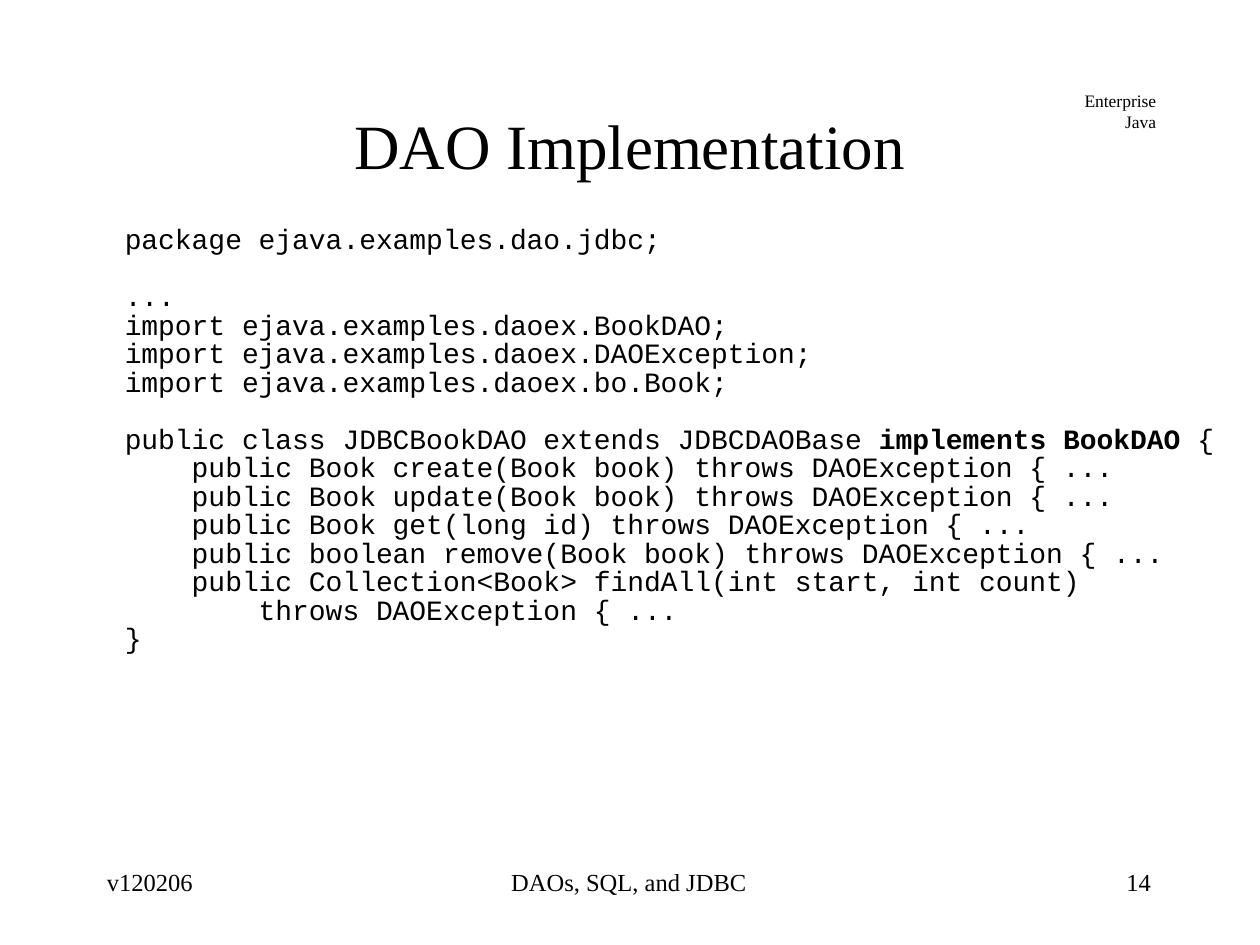
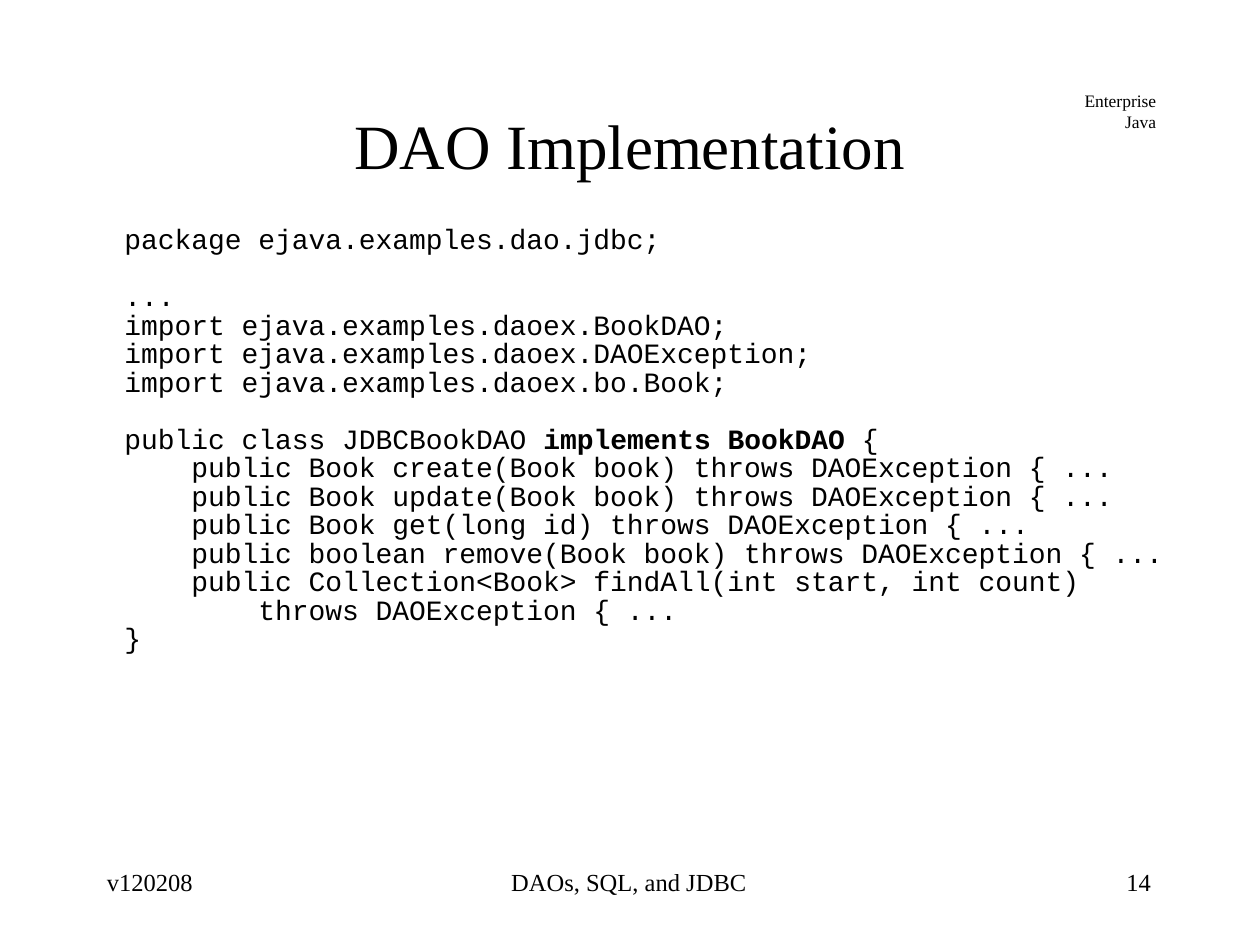
Before and after one commit to jcstaff/ejava-javaee, a slide deck: slide 14 of jdbcDAO/src/site/resources/lectures/jdbcDAO.ppt. Drawn at 1260x945 pixels with LibreOffice and Linux fonts; fonts in the diff are those of the drawing. Boxes give left, top, right and bottom in pixels: in the first picture for what was removed or moved away, otherwise in the second. Text is boxed around its words. In the diff, an @@ line names an element or a change of style, - is before the commit and + after.

Commit message:
removed reference to old base class in slide

```diff
--- a/jdbcDAO/src/site/resources/lectures/jdbcDAO.ppt
+++ b/jdbcDAO/src/site/resources/lectures/jdbcDAO.ppt
@@ text at (124,429,845,457): text changed @@
-public class JDBCBookDAO extends JDBCDAOBase implements BookDAO {
+public class JDBCBookDAO implements BookDAO {
@@ text at (107,874,193,892): text changed @@
-v120206
+v120208
```
